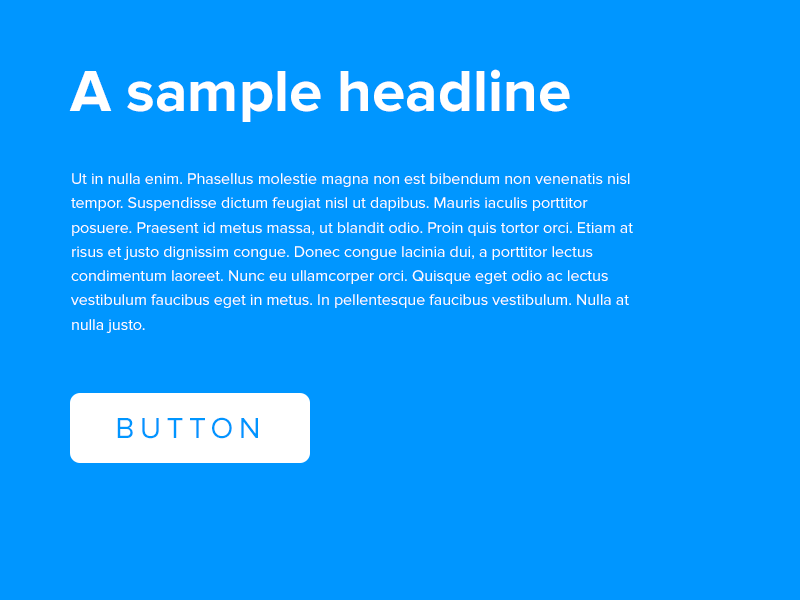
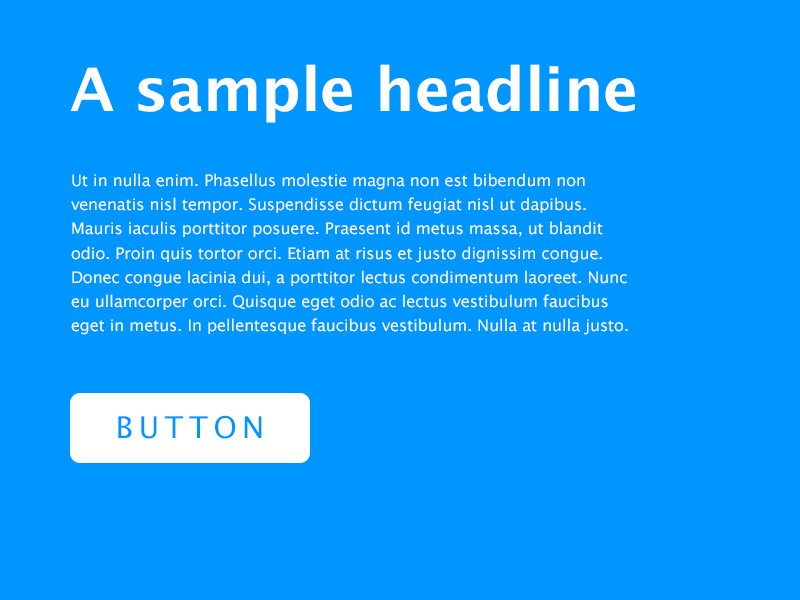
Revision of a layered 800 × 600 image; what changed, layer by layer:
painted on "Button" over 117, 415, 262, 439
painted on "Ut in nulla enim. Phasellus molestie magna non est bibendum non" over 71, 173, 633, 335
painted on "A sample headline" over 69, 64, 635, 123
